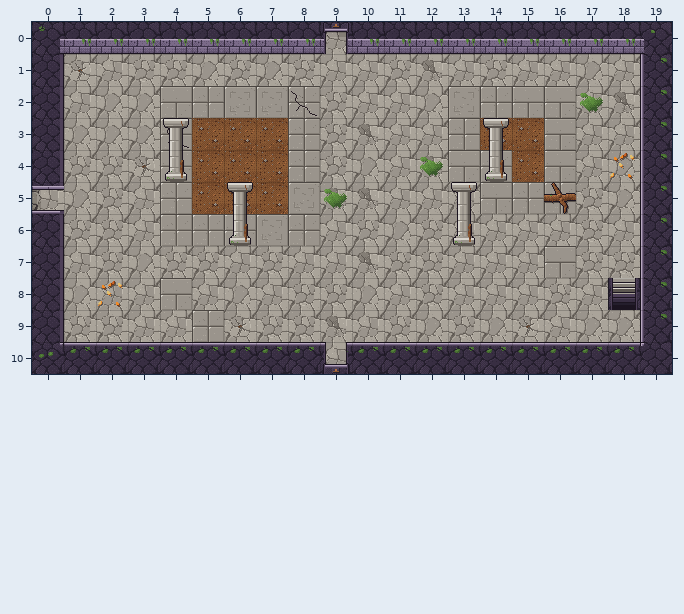
Two versions of a level (Tiled map, maps/donjon1/salle_09.tmx). The first picture shows the starting point.
Cells are 32x32 px. Shown: x 0..19, y 0..10. Tiles whose own drawing changed are shown in their newer look in all pictures.
Now the later version:
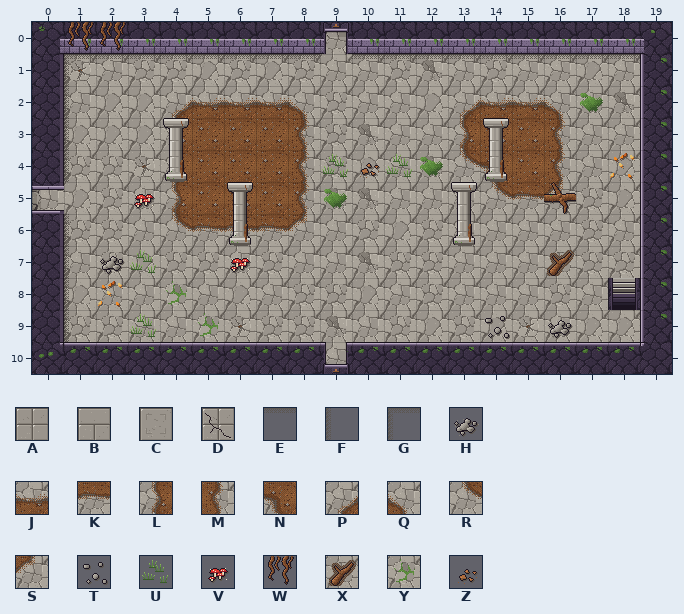
Key: from "temple_racines": A 0, B 1, C 2, D 3, E 12, F 13, G 14, H 15, J 48, K 49, L 50, M 51, N 54, P 67, Q 68, R 69, S 70, T 76, U 77, V 78, W 121, X 124, Y 125, Z 127.
_ is an empty cell.
Edits made:
{"where": "layer \"Sol\""}
{"y":2,"x":4,"old":"BACCD","new":"PJJJQ"}
{"y":2,"x":13,"old":"CABB","new":"PJJQ"}
{"y":3,"x":4,"old":"D","new":"L"}
{"y":3,"x":8,"old":"A","new":"M"}
{"y":3,"x":13,"old":"A","new":"L"}
{"y":3,"x":16,"old":"B","new":"M"}
{"y":4,"x":4,"old":"B","new":"L"}
{"y":4,"x":8,"old":"A","new":"M"}
{"y":4,"x":13,"old":"BA","new":"RN"}
{"y":4,"x":16,"old":"B","new":"M"}
{"y":5,"x":4,"old":"A","new":"L"}
{"y":5,"x":8,"old":"C","new":"M"}
{"y":5,"x":14,"old":"BAA","new":"RKS"}
{"y":6,"x":4,"old":"AABCA","new":"RKKKS"}
{"y":7,"x":16,"old":"B","new":"X"}
{"y":8,"x":4,"old":"B","new":"Y"}
{"y":9,"x":5,"old":"A","new":"Y"}
{"where": "layer \"Decor\""}
{"y":1,"x":1,"old":"________","new":"GEEEEEEE"}
{"y":1,"x":10,"old":"_________","new":"EEEEEEEEE"}
{"y":2,"x":1,"old":"_","new":"F"}
{"y":3,"x":1,"old":"_","new":"F"}
{"y":4,"x":1,"old":"_","new":"F"}
{"y":4,"x":9,"old":"___","new":"UZU"}
{"y":5,"x":3,"old":"_","new":"V"}
{"y":6,"x":1,"old":"_","new":"F"}
{"y":7,"x":1,"old":"___","new":"FHU"}
{"y":7,"x":6,"old":"_","new":"V"}
{"y":8,"x":1,"old":"_","new":"F"}
{"y":9,"x":1,"old":"_","new":"F"}
{"y":9,"x":3,"old":"_","new":"U"}
{"y":9,"x":14,"old":"_","new":"T"}
{"y":9,"x":16,"old":"_","new":"H"}
{"where": "layer \"Dessus\""}
{"y":0,"x":1,"old":"__","new":"WW"}
{"label":"changed","picture_box":[64,22,640,342]}
